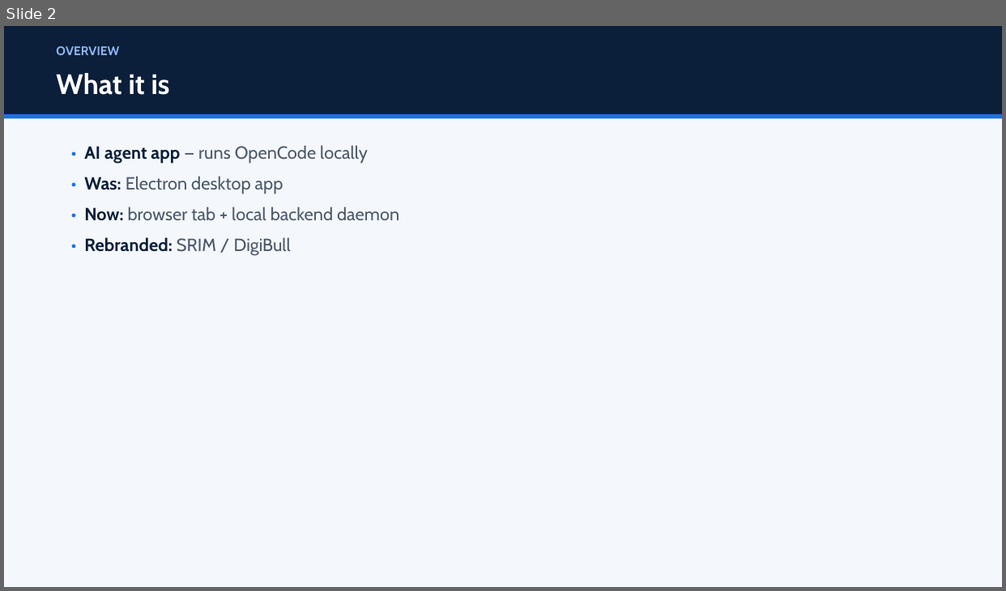
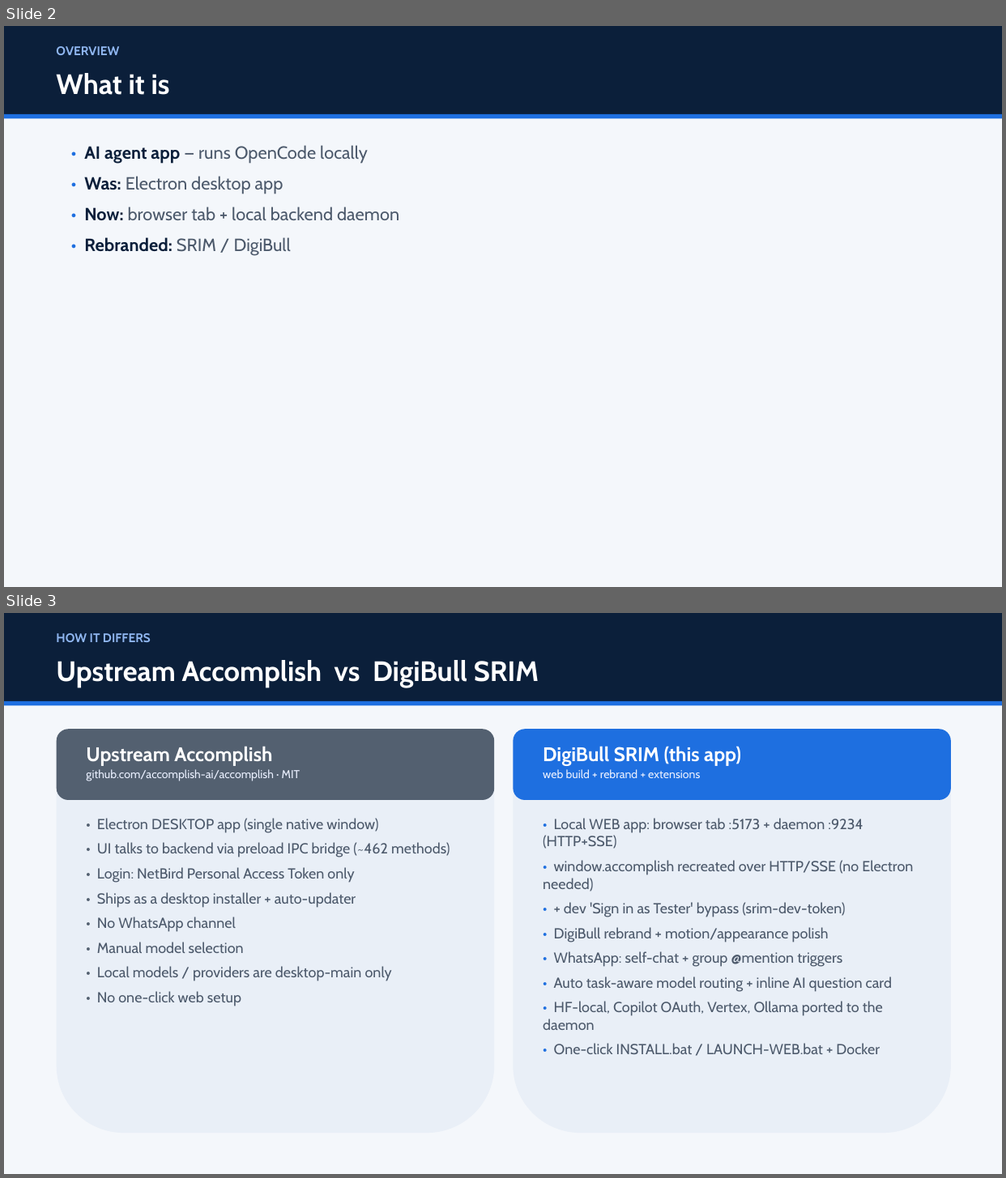
Before and after one commit to solutionsDigibull/SRIM-by_Digibull, a slide deck: SRIM/Accomplish/accomplish_Wrapper/LOCAL/docs/SRIM_Master_Deck.pptx. Shown one above the other, each under a label of ours: slide 2 before the commit, slides 2 and 3 after it. The pictures are 1006x591 and 1006x1178 pixels, drawn with LibreOffice and Linux fonts; fonts in the diff are those of the drawing. Boxes give left, top, right and bottom in pixels: in the first picture for what was removed or moved away, otherwise in the second. Text is boxed around its words. In the diff, an @@ line names an element or a change of style, - is before the commit and + after.

Commit message:
docs(deck): add 'Upstream Accomplish vs DigiBull SRIM' slide + refresh latest-work slide
- New slide 3: side-by-side upstream github Accomplish vs this web build
- Coverage + Latest-work slides updated with the ported features
  (HF-local, Copilot OAuth, Vertex, Ollama derived, feature flags, exportLogs/screenshot/axtree)
- Now 21 slides

```diff
--- a/SRIM/Accomplish/accomplish_Wrapper/LOCAL/docs/SRIM_Master_Deck.pptx
+++ b/SRIM/Accomplish/accomplish_Wrapper/LOCAL/docs/SRIM_Master_Deck.pptx
@@ slide 3 added at box(4, 613, 1002, 1174), background #F4F7FB @@
@@ rectangle added at box(4, 613, 1002, 701), fill #0B1F3A @@
@@ text added at box(56, 633, 151, 642), 12 pt, text #8FB6F0, bold @@
+HOW IT DIFFERS
@@ text added at box(56, 660, 539, 688), 27 pt, text #FFFFFF, bold @@
+Upstream Accomplish vs DigiBull SRIM
@@ rectangle added at box(4, 701, 1002, 706), fill #1E6FE0 @@
@@ rounded rectangle added at box(57, 729, 494, 1133), fill #E9EFF7 @@
@@ rounded rectangle added at box(57, 729, 494, 800), fill #536070 @@
@@ rounded rectangle added at box(513, 729, 951, 1133), fill #E9EFF7 @@
@@ rounded rectangle added at box(513, 729, 951, 800), fill #1E6FE0 @@
@@ text added at box(86, 746, 300, 781), 11 pt, text #EAF0FF @@
+Upstream Accomplish
+github.com/accomplish-ai/accomplish · MIT
@@ text added at box(543, 746, 741, 778), 11 pt, text #EAF0FF @@
+DigiBull SRIM (this app)
+web build + rebrand + extensions
@@ text added at box(97, 818, 450, 1007), 14 pt, text #4C596B @@
+• Electron DESKTOP app (single native window)
+• UI talks to backend via preload IPC bridge (~462 methods)
+• Login: NetBird Personal Access Token only
+• Ships as a desktop installer + auto-updater
+• No WhatsApp channel
+• Manual model selection
+• Local models / providers are desktop-main only
+• No one-click web setup
@@ text added at box(543, 818, 913, 1054), 14 pt, text #4C596B @@
+• Local WEB app: browser tab :5173 + daemon :9234 (HTTP+SSE)
+• window.accomplish recreated over HTTP/SSE (no Electron needed)
+• + dev 'Sign in as Tester' bypass (srim-dev-token)
+• DigiBull rebrand + motion/appearance polish
+• WhatsApp: self-chat + group @mention triggers
+• Auto task-aware model routing + inline AI question card
+• HF-local, Copilot OAuth, Vertex, Ollama ported to the daemon
+• One-click INSTALL.bat / LAUNCH-WEB.bat + Docker
```
Also in this commit, not shown: 4 slides changed.
